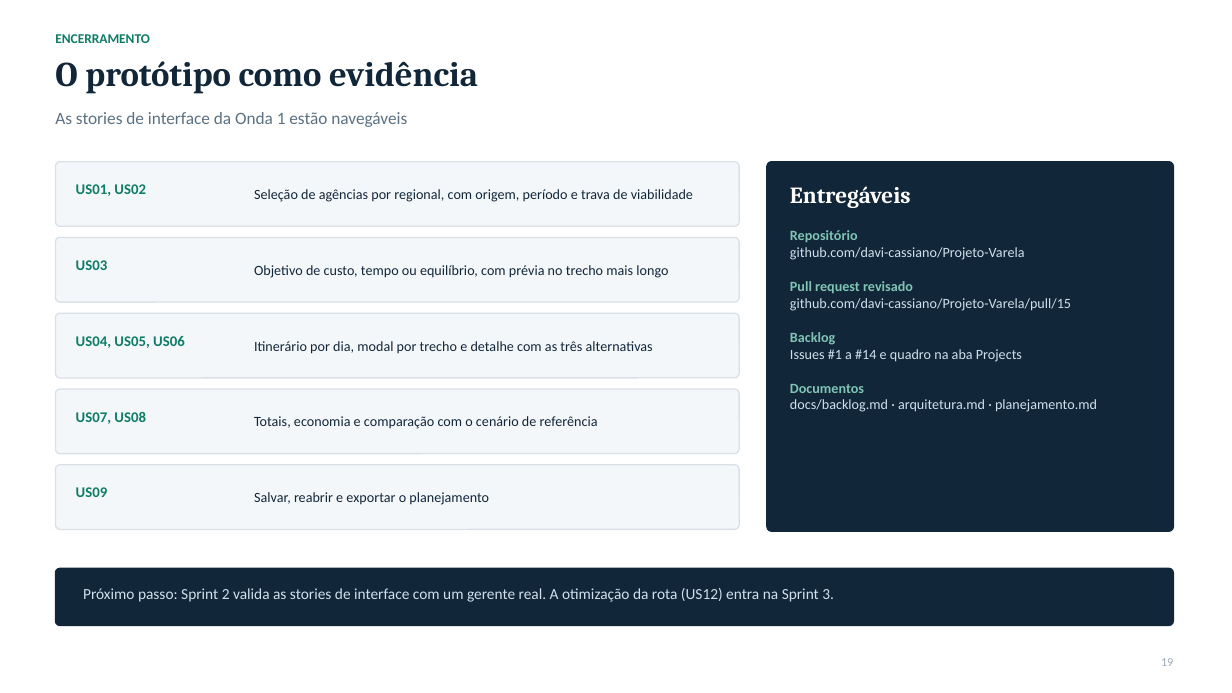
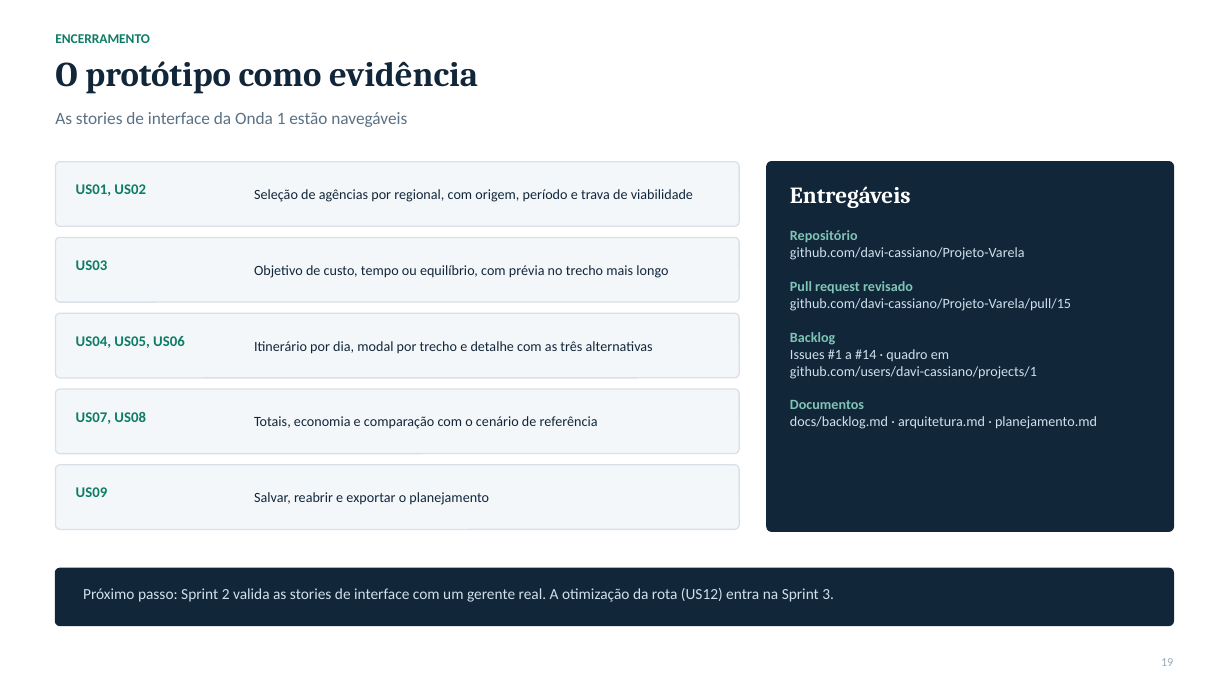
Before and after one commit to davi-cassiano/Projeto-Varela, a slide deck: slide 19 of docs/apresentacao-checkpoint-4-6.pptx. Drawn at 1232x693 pixels with LibreOffice and Linux fonts; fonts in the diff are those of the drawing. Boxes give left, top, right and bottom in pixels: in the first picture for what was removed or moved away, otherwise in the second. Text is boxed around its words. In the diff, an @@ line names an element or a change of style, - is before the commit and + after.

```diff
--- a/docs/apresentacao-checkpoint-4-6.pptx
+++ b/docs/apresentacao-checkpoint-4-6.pptx
@@ text at box(790, 349, 1037, 379): text changed @@
-Issues #1 a #14 e quadro na aba Projects
+Issues #1 a #14 · quadro em
+github.com/users/davi-cassiano/projects/1
```
Also in this commit, not shown: 1 other slide changed, 1 other file.
